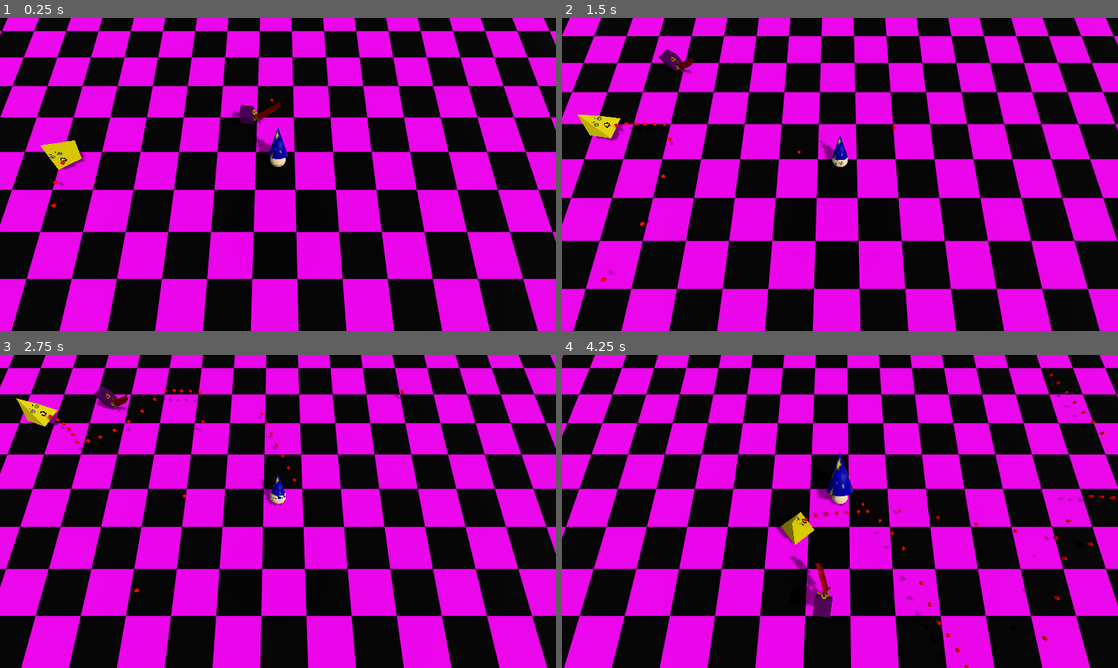
Above: before the commit, frames 1-4 (two rows, left to right).
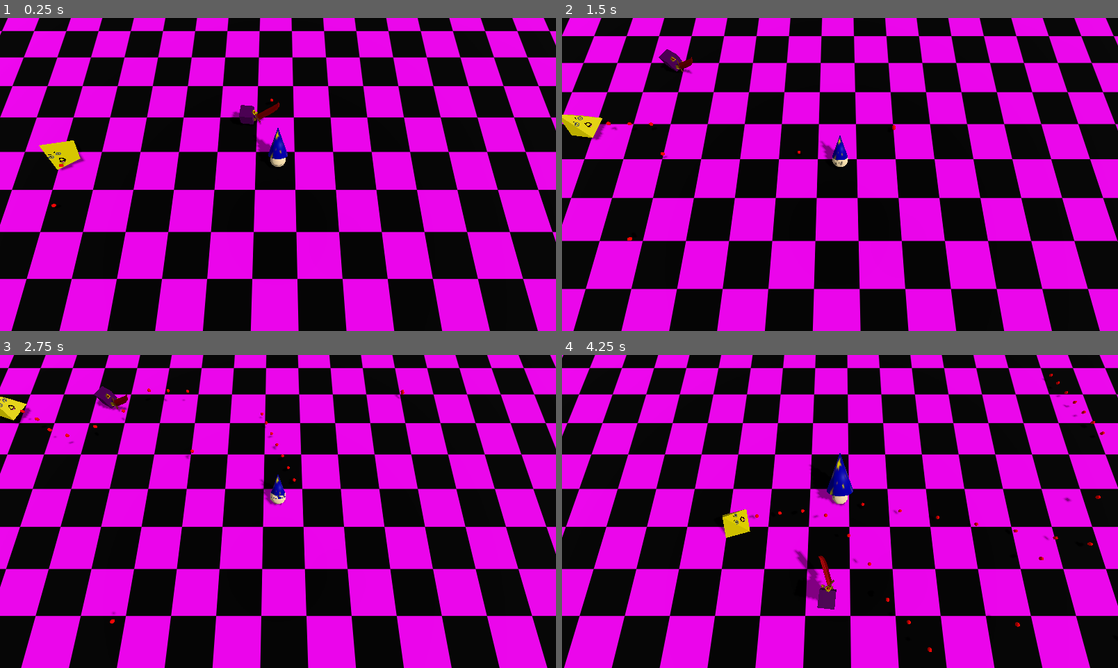
Above: after the commit, the same moments.

Repository: luce-ventress/no-mercy-bgj-2025
Game: Godot game, scene res://Maps/Level1.tscn
Same seed, same stepped clock (60 frames per second), same inputs: the game is played once before the commit and once after it. Sound files missing from this copy of the repository are replaced by a short silence.
Inputs (mouse positions are in pixels of both pictures, inside the frame that each line leads up to):
- Up to frame 1 (0.25 s): no input
- Up to frame 2 (1.5 s): move the mouse to (962, 158) at 0.52 s; press the mouse at (962, 158) at 0.53 s; hold D (player_right) 0.53-1.28 s; move the mouse to (728, 190) at 1.27 s; release the mouse at (728, 190) at 1.28 s; hold S (player_backward) from 1.28 s (still down); click (728, 190) at 1.35 s
- Up to frame 3 (2.75 s): move the mouse to (333, 442) at 2.02 s; release S (player_backward) at 2.03 s; press the mouse at (333, 442) at 2.03 s; hold D (player_right) from 2.03 s (still down)
- Up to frame 4 (4.25 s): move the mouse to (812, 574) at 2.77 s; release D (player_right) at 2.78 s; release the mouse at (812, 574) at 2.78 s; hold W (player_forward) 2.78-3.53 s; click (812, 574) at 2.85 s; move the mouse to (1006, 558) at 3.52 s; press the mouse at (1006, 558) at 3.53 s; hold A (player_left) from 3.53 s (still down)

The runs differ from the first frame. In frame 1, 0.1% of the frame differs, in the area x 7-16%, y 39-54%; in frame 2, 0.8%; in frame 3, 0.8%; in frame 4, 1.8%, in the area x 28-100%, y 44-100%.

Commit message:
range enemy shooting + linked params from PlayerStats

Diff:
--- a/Scenes/Enemies/RangedEnemyPawn.tscn
+++ b/Scenes/Enemies/RangedEnemyPawn.tscn
@@ -45,4 +45,5 @@
 
 [node name="EnemyMovement" type="Node" parent="."]
 script = ExtResource("8_7n326")
+speed = 4
 rotationSpeed = 2.0
--- a/Scripts/Enemies/ranged_enemy_shooting.gd
+++ b/Scripts/Enemies/ranged_enemy_shooting.gd
@@ -3,13 +3,13 @@
 @export var ProjectileScene: PackedScene
 @export var spawn_height: float = 0.5
 @export var spawn_dist: float = 1.5
+@export var projectile_speed: float = 10
 
 @onready var root = owner.get_parent()
 @onready var characterBody = owner as CharacterBody3D
 @onready var ProjectileSpawn = owner.get_node("ProjectileSpawnPos") as Node3D
 
 var time_since_last_shot = 0
-var shot_cooldown = 0.1
 
 var current_spawn_pos: Vector3
 var current_spawn_dir: Vector3
@@ -25,17 +25,18 @@
 
 func _process(delta: float) -> void:
 	var current_time: float = (Time.get_ticks_msec() as float) / 1000.0
-	if current_time > (time_since_last_shot + shot_cooldown):
-		spawn_projectile(current_spawn_pos, current_spawn_dir)
+	if current_time > (time_since_last_shot + PlayerStats.EnemyShootCooldown):
+		spawn_projectile(current_spawn_pos, current_spawn_dir, projectile_speed * PlayerStats.EnemyProjectileSpeedMult)
 		time_since_last_shot = current_time
 
-func spawn_projectile(position: Vector3, dir: Vector3):
+func spawn_projectile(position: Vector3, dir: Vector3, speed: float):
 	if $Ranged_enemy_attack.is_playing() == false:
 		$Ranged_enemy_attack.play()
 	var projectile = ProjectileScene.instantiate()
 	root.add_child(projectile)
 	projectile.set_position(position)
 	projectile.set_projectile_direction(dir)
+	projectile.set_projectile_speed(speed)
 
 #func get_mouse_direction() -> Vector3:
 	#var mouse_position = get_window().get_mouse_position()
--- a/Scripts/Game/PlayerStats.gd
+++ b/Scripts/Game/PlayerStats.gd
@@ -11,6 +11,7 @@
 var EnemyGravityScale: float = 1 #used
 var EnemyDamageMult: float = 1
 var EnemyProjectileSpeedMult: float = 1
+var EnemyShootCooldown: float = 0.2 #used
 var EnemyPushbackStrengthMult: float = 1 #used
 var EnemyPushUpStrengthMult: float = 1 #used
 var isDead: bool = false
--- a/Scripts/Projectiles/ProjectileBaseScript.gd
+++ b/Scripts/Projectiles/ProjectileBaseScript.gd
@@ -4,6 +4,9 @@
 
 func set_projectile_direction(dir: Vector3):
 	pMovement.set_projectile_direction(dir)
+
+func set_projectile_speed(speed: float):
+	pMovement.set_projectile_speed(speed)
 
 
 func _on_area_3d_body_entered(body: Node3D) -> void:
--- a/Scripts/Projectiles/ProjectileMovement.gd
+++ b/Scripts/Projectiles/ProjectileMovement.gd
@@ -1,15 +1,19 @@
 extends Node
 
-@export var speed: float = 10
+#@export var speed: float = 10
 
 @onready var characterBody = owner as CharacterBody3D
 @onready var projectileRoot = owner as Node3D
 
 var projectileDirection: Vector3 = Vector3(1, 0, 0)
+var projectileSpeed: float = 10
 
 func _physics_process(delta: float) -> void:
-	var desiredVelocity: Vector3 = projectileDirection * speed
+	var desiredVelocity: Vector3 = projectileDirection * projectileSpeed
 	projectileRoot.position += desiredVelocity * delta
 
 func set_projectile_direction(dir: Vector3):
 	projectileDirection = dir
+
+func set_projectile_speed(speed: float):
+	projectileSpeed = speed
